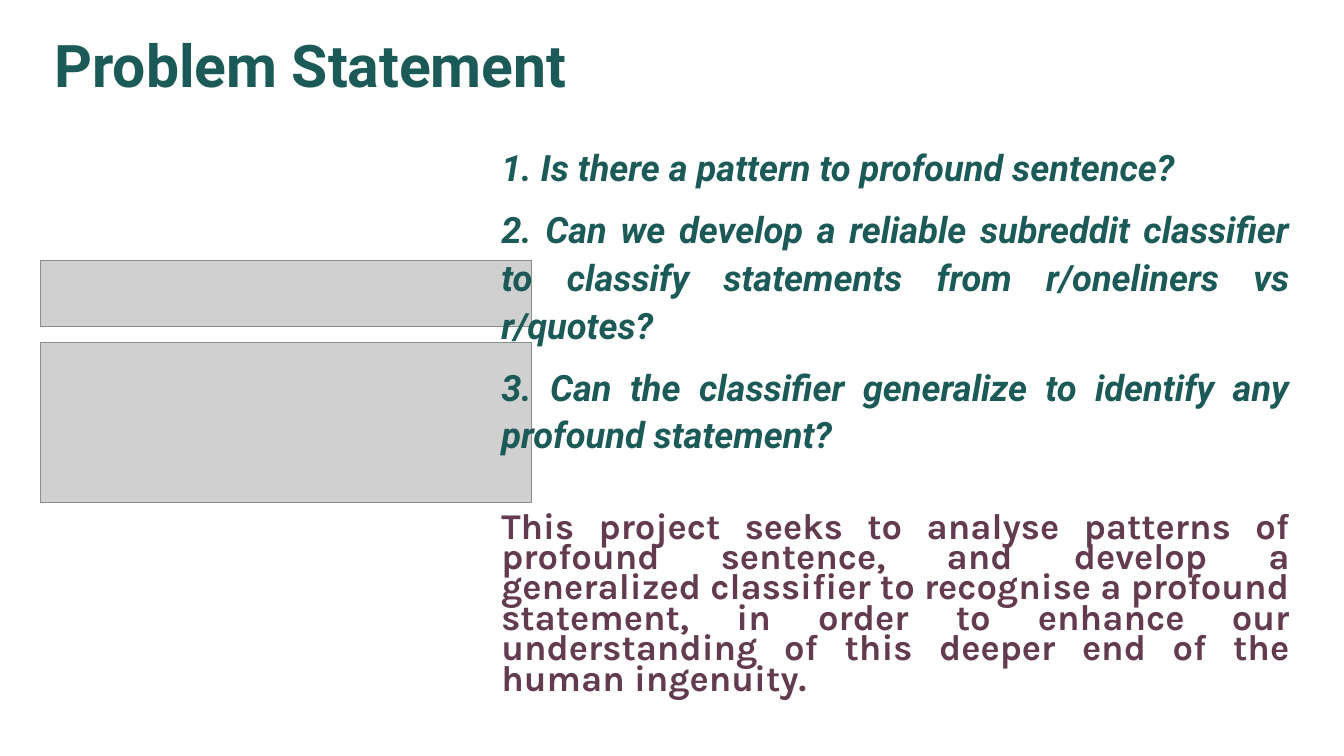
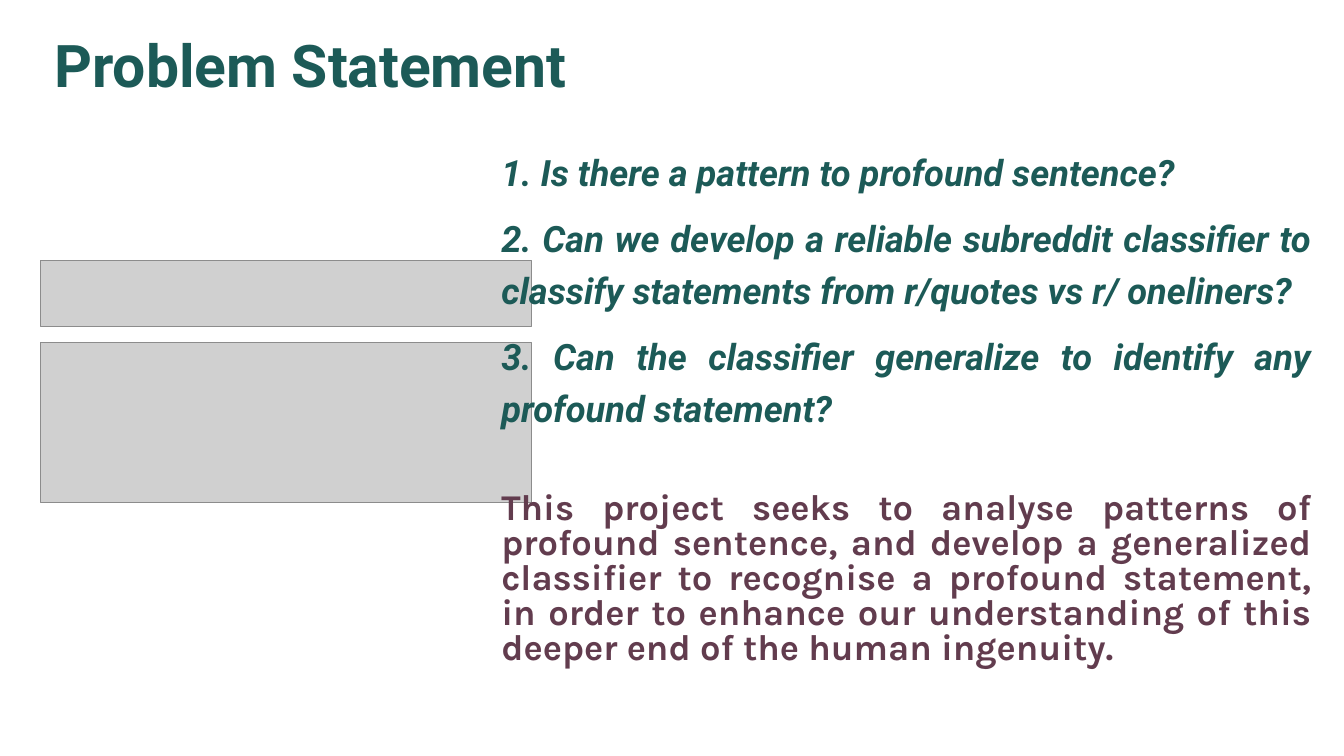
Before and after one commit to weihanfeng/profoundness-classifier, a slide deck: slide 6 of presentation/subreddit_classifier.pptx. Drawn at 1344x756 pixels with LibreOffice and Linux fonts; fonts in the diff are those of the drawing; grey boxes stand for pictures. Boxes give left, top, right and bottom in pixels: in the first picture for what was removed or moved away, otherwise in the second. Text is boxed around its words. In the diff, an @@ line names an element or a change of style, - is before the commit and + after.

```diff
--- a/presentation/subreddit_classifier.pptx
+++ b/presentation/subreddit_classifier.pptx
@@ text at [501, 158, 1311, 669]: line spacing 1.1 to 1.2; line spacing 0.7 to 0.8 @@
@@ text at [501, 224, 1311, 313]: text changed @@
-2. Can we develop a reliable subreddit classifier to classify statements from r/oneliners vs r/quotes?
+2. Can we develop a reliable subreddit classifier to classify statements from r/quotes vs r/ oneliners?
```
Also in this commit, not shown: 9 other slides changed, 1 slide added, 2 other files.
